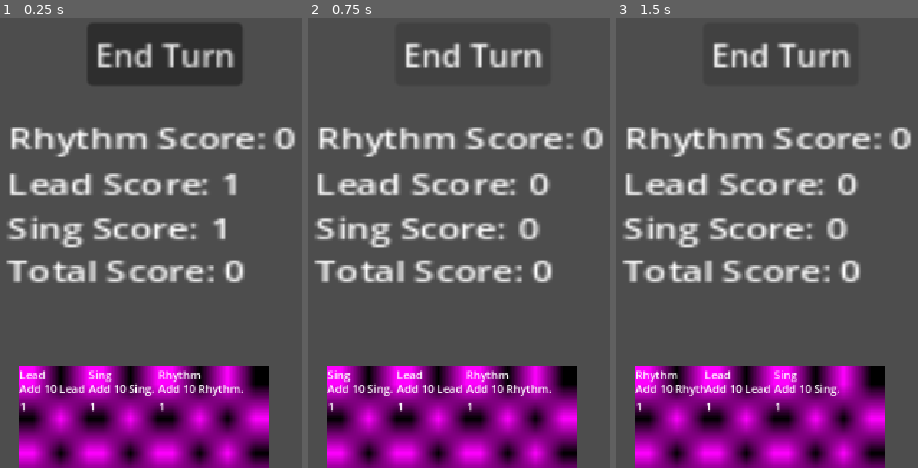
Above: before the commit, frames 1-3 (left to right).
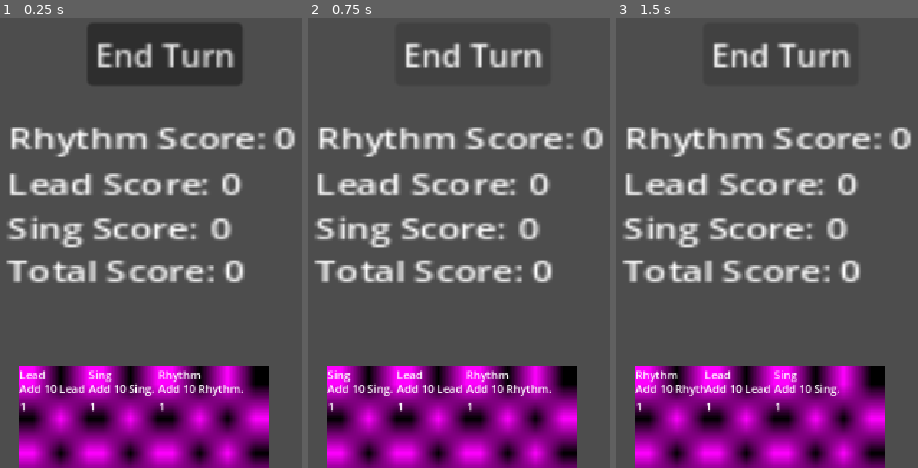
Above: after the commit, the same moments.

Repository: GraysonL133/BandGame
Game: Godot game, scene res://Main.tscn
Two runs of this game, one before a commit and one after it. Both use one fixed random seed, a clock stepped at 60 frames per second and the inputs below.
Inputs:
- Up to frame 1 (0.25 s): no input
- Up to frame 2 (0.75 s): click "End Turn" at 0.5 s
- Up to frame 3 (1.5 s): click "End Turn" at 1.25 s

The runs differ from the first frame. In frame 1, 0.5% of the frame differs, in the area x 69-81%, y 34-50%; in frame 2, nothing differs; in frame 3, nothing differs.

Commit message:
Hoooolllllyyyy shit
Added floating ghosts to represent played rhythm cards

Diff:
--- a/band-game/Card.tscn
+++ b/band-game/Card.tscn
@@ -1,6 +1,6 @@
 [gd_scene format=3 uid="uid://dv1wjw47oodul"]
 
-[ext_resource type="Script" uid="uid://i5hy3wud3d7j" path="res://Card.gd" id="1_dd2wi"]
+[ext_resource type="Script" uid="uid://i5hy3wud3d7j" path="res://Scripts/Card.gd" id="1_dd2wi"]
 
 [sub_resource type="LabelSettings" id="LabelSettings_cm0pq"]
 
--- a/band-game/Lead.tres
+++ b/band-game/Cards/Lead.tres
@@ -1,6 +1,6 @@
 [gd_resource type="Resource" script_class="CardData" format=3 uid="uid://cfq8vsh4xbmcn"]
 
-[ext_resource type="Script" uid="uid://bx6y3057cudoi" path="res://card_data.gd" id="1_0cci2"]
+[ext_resource type="Script" uid="uid://bx6y3057cudoi" path="res://Scripts/card_data.gd" id="1_0cci2"]
 
 [sub_resource type="PlaceholderTexture2D" id="PlaceholderTexture2D_20pc6"]
 
--- a/band-game/Rhythm.tres
+++ b/band-game/Cards/Rhythm.tres
@@ -1,6 +1,6 @@
 [gd_resource type="Resource" script_class="CardData" format=3 uid="uid://d1d64e5neud2i"]
 
-[ext_resource type="Script" uid="uid://bx6y3057cudoi" path="res://card_data.gd" id="1_1y2c3"]
+[ext_resource type="Script" uid="uid://bx6y3057cudoi" path="res://Scripts/card_data.gd" id="1_1y2c3"]
 
 [sub_resource type="PlaceholderTexture2D" id="PlaceholderTexture2D_lgr22"]
 
--- a/band-game/Sing.tres
+++ b/band-game/Cards/Sing.tres
@@ -1,6 +1,6 @@
 [gd_resource type="Resource" script_class="CardData" format=3 uid="uid://dv58272u34d1a"]
 
-[ext_resource type="Script" uid="uid://bx6y3057cudoi" path="res://card_data.gd" id="1_4fd75"]
+[ext_resource type="Script" uid="uid://bx6y3057cudoi" path="res://Scripts/card_data.gd" id="1_4fd75"]
 
 [sub_resource type="PlaceholderTexture2D" id="PlaceholderTexture2D_bnydf"]
 
--- a/band-game/Main.tscn
+++ b/band-game/Main.tscn
@@ -1,20 +1,23 @@
 [gd_scene format=3 uid="uid://b8jbs1mxfbfx5"]
 
-[ext_resource type="Script" uid="uid://d1ldqep0pyhp8" path="res://game.gd" id="1_uu6xs"]
+[ext_resource type="Script" uid="uid://d1ldqep0pyhp8" path="res://Scripts/game.gd" id="1_uu6xs"]
 [ext_resource type="PackedScene" uid="uid://dv1wjw47oodul" path="res://Card.tscn" id="2_r0du0"]
-[ext_resource type="Resource" uid="uid://cfq8vsh4xbmcn" path="res://Lead.tres" id="3_3dxm6"]
-[ext_resource type="Script" uid="uid://bx6y3057cudoi" path="res://card_data.gd" id="3_cm0pq"]
-[ext_resource type="Script" uid="uid://2yfkgw1e5e6i" path="res://play_area.gd" id="3_r0du0"]
-[ext_resource type="Resource" uid="uid://d1d64e5neud2i" path="res://Rhythm.tres" id="4_lgr22"]
-[ext_resource type="Resource" uid="uid://dv58272u34d1a" path="res://Sing.tres" id="6_trn2v"]
-[ext_resource type="Script" uid="uid://d380rjxeklfh7" path="res://label.gd" id="7_lgr22"]
+[ext_resource type="Resource" uid="uid://cfq8vsh4xbmcn" path="res://Cards/Lead.tres" id="3_3dxm6"]
+[ext_resource type="Script" uid="uid://bx6y3057cudoi" path="res://Scripts/card_data.gd" id="3_cm0pq"]
+[ext_resource type="Script" uid="uid://2yfkgw1e5e6i" path="res://Scripts/play_area.gd" id="3_r0du0"]
+[ext_resource type="Resource" uid="uid://d1d64e5neud2i" path="res://Cards/Rhythm.tres" id="4_lgr22"]
+[ext_resource type="Resource" uid="uid://dv58272u34d1a" path="res://Cards/Sing.tres" id="6_trn2v"]
+[ext_resource type="Script" uid="uid://d380rjxeklfh7" path="res://Scripts/label.gd" id="7_lgr22"]
 
 [node name="Main" type="Node2D" unique_id=1658555960]
 script = ExtResource("1_uu6xs")
 card_scene = ExtResource("2_r0du0")
 starting_deck = Array[ExtResource("3_cm0pq")]([ExtResource("3_3dxm6"), ExtResource("4_lgr22"), ExtResource("6_trn2v")])
 
-[node name="PlayArea" type="Control" parent="." unique_id=2021892682]
+[node name="CanvasLayer2" type="CanvasLayer" parent="." unique_id=2102306221]
+layer = 2
+
+[node name="PlayArea" type="Control" parent="CanvasLayer2" unique_id=2021892682]
 layout_mode = 3
 anchors_preset = 0
 offset_left = 599.0
@@ -80,11 +83,14 @@
 text = "Total Label"
 script = ExtResource("7_lgr22")
 
-[node name="ghostContainer" type="HBoxContainer" parent="." unique_id=1987951497]
-offset_left = 615.0
-offset_top = 257.0
-offset_right = 655.0
-offset_bottom = 297.0
+[node name="CanvasLayer" type="CanvasLayer" parent="." unique_id=2069914496]
 
-[connection signal="card_played" from="PlayArea" to="HandContainer/Card" method="_on_play_area_card_played"]
+[node name="ghostContainer" type="HBoxContainer" parent="CanvasLayer" unique_id=1987951497]
+offset_left = 500.0
+offset_top = 300.0
+offset_right = 660.0
+offset_bottom = 500.0
+theme_override_constants/separation = 200
+
+[connection signal="card_played" from="CanvasLayer2/PlayArea" to="HandContainer/Card" method="_on_play_area_card_played"]
 [connection signal="pressed" from="Button" to="." method="_on_button_pressed"]
--- a/band-game/Card.gd
+++ b/band-game/Scripts/Card.gd
@@ -3,6 +3,9 @@
 extends Control
 
 @export var data: CardData
+@export var start_y := 0.0
+@export var animation_time := 0.0
+@export var is_animating := false
 
 @onready var name_label: Label = $NameLabel
 @onready var cost_label: Label = $CostLabel
@@ -22,6 +25,10 @@
 		background.texture = data.art
 
 
+func start_ghost_animation():
+	is_animating = true
+	animation_time = 0.0
+	start_y = position.y
 
 # --- Drag and drop (Godot 4 Control virtuals) ---
 func _get_drag_data(_at_position: Vector2) -> Variant:
@@ -31,3 +38,9 @@
 	set_drag_preview(preview)
 	# Return THIS card as the payload the play area will receive.
 	return self
+
+func _process(delta):
+	if not is_animating:
+		return
+	animation_time += delta
+	position.y = start_y + sin(animation_time * 2.0) * 10.0
--- a/band-game/game.gd
+++ b/band-game/Scripts/game.gd
@@ -6,10 +6,10 @@
 
 # Declare Score Variables
 @onready var rhythmScore = 0
-@onready var leadScore = 1
-@onready var singScore = 1
+@onready var leadScore = 0
+@onready var singScore = 0
 @onready var totalScore = 0
-
+var ghost_nodes: Array = []
 var deck: Array[CardData] = []
 var hand: Array[Card] = []
 var discard: Array[CardData] = []
@@ -18,7 +18,9 @@
 const HAND_SIZE := 5
 
 @onready var hand_container: HBoxContainer = $HandContainer
-@onready var ghost_container: HBoxContainer = $ghostContainer
+@onready var ghost_container: HBoxContainer = $CanvasLayer/ghostContainer
+
+@onready var ghost: Control
 
 # game.gd (continued)
 @export var max_energy := 3
@@ -27,7 +29,7 @@
 
 
 func _ready_connections() -> void:
-	$PlayArea.card_played.connect(_on_card_played)
+	$CanvasLayer2/PlayArea.card_played.connect(_on_card_played)
 
 func _on_card_played(card: Card) -> void:
 
@@ -48,7 +50,8 @@
 	match card_data.effect:
 		CardData.Effect.Rhythm:
 			rCards.append(card_data)
-			# displayGhost(Card)
+			createGhost(card_data)
+			rhythmScore += card_data.rhythm
 		CardData.Effect.Lead:
 			leadScore += card_data.lead
 			print("New Lead Score: ", card_data.effect)
@@ -64,13 +67,26 @@
 	rhythmScore = 0;
 	leadScore = 0;
 	singScore = 0;
+	totalScore = 0;
 
-func displayGhost(card):
-	card = card_scene.instantiate()
-	var ghost = card.duplicate()
+func clear_ghosts():
+	for i in ghost_nodes.size():
+		ghost.queue_free()
+	ghost_nodes.clear()
+	rCards.clear()
+
+func createGhost(card):
+	ghost = card_scene.instantiate()
+	ghost.data = card
 	ghost_container.add_child(ghost)
+	ghost_nodes.append(ghost)
 	ghost.modulate.a = 0.5
-	ghost.position = Vector2(500, 300)
+	ghost_container.position = Vector2(500, 300)
+	ghost.start_ghost_animation()
+	print("Ghost added: ", ghost)
+	print("Ghost visible: ", ghost.visible)
+	print("Ghost position: ", ghost.global_position)
+	print("Ghost size: ", ghost.size)
 
 func _ready() -> void:
 	_ready_connections()
@@ -110,6 +126,7 @@
 	energy = max_energy
 	draw_hand()
 
+
 func end_turn() -> void:
 	# Discard the whole hand.
 	for card in hand:
@@ -117,9 +134,13 @@
 		card.queue_free()
 	calculateScore(rhythmScore, leadScore, singScore)
 	hand.clear()
+	clear_ghosts()
 	clearScore()
 	start_turn()                     # next turn (enemy turn would go here)
 
 
 func _on_button_pressed() -> void:
 	end_turn()
+
+var ghost_time := 0.0
+var ghost_start_y := 0.0
--- a/band-game/icon.svg
+++ /dev/null
@@ -1 +0,0 @@
-<svg xmlns="http://www.w3.org/2000/svg" width="128" height="128"><rect width="124" height="124" x="2" y="2" fill="#363d52" stroke="#212532" stroke-width="4" rx="14"/><g fill="#fff" transform="translate(12.322 12.322)scale(.101)"><path d="M105 673v33q407 354 814 0v-33z"/><path fill="#478cbf" d="m105 673 152 14q12 1 15 14l4 67 132 10 8-61q2-11 15-15h162q13 4 15 15l8 61 132-10 4-67q3-13 15-14l152-14V427q30-39 56-81-35-59-83-108-43 20-82 47-40-37-88-64 7-51 8-102-59-28-123-42-26 43-46 89-49-7-98 0-20-46-46-89-64 14-123 42 1 51 8 102-48 27-88 64-39-27-82-47-48 49-83 108 26 42 56 81zm0 33v39c0 276 813 276 814 0v-39l-134 12-5 69q-2 10-14 13l-162 11q-12 0-16-11l-10-65H446l-10 65q-4 11-16 11l-162-11q-12-3-14-13l-5-69z"/><path d="M483 600c0 34 58 34 58 0v-86c0-34-58-34-58 0z"/><circle cx="725" cy="526" r="90"/><circle cx="299" cy="526" r="90"/></g><g fill="#414042" transform="translate(12.322 12.322)scale(.101)"><circle cx="307" cy="532" r="60"/><circle cx="717" cy="532" r="60"/></g></svg>
--- a/band-game/project.godot
+++ b/band-game/project.godot
@@ -13,7 +13,6 @@
 config/name="Band Game"
 run/main_scene="uid://b8jbs1mxfbfx5"
 config/features=PackedStringArray("4.7", "Forward Plus")
-config/icon="res://icon.svg"
 
 [display]
 
Renamed: band-game/Card.gd.uid -> band-game/Scripts/Card.gd.uid
Renamed: band-game/card_data.gd -> band-game/Scripts/card_data.gd
Renamed: band-game/card_data.gd.uid -> band-game/Scripts/card_data.gd.uid
Renamed: band-game/game.gd.uid -> band-game/Scripts/game.gd.uid
Renamed: band-game/label.gd -> band-game/Scripts/label.gd
Renamed: band-game/label.gd.uid -> band-game/Scripts/label.gd.uid
Renamed: band-game/play_area.gd -> band-game/Scripts/play_area.gd
Renamed: band-game/play_area.gd.uid -> band-game/Scripts/play_area.gd.uid
Not shown, removed: band-game/icon.svg.import
